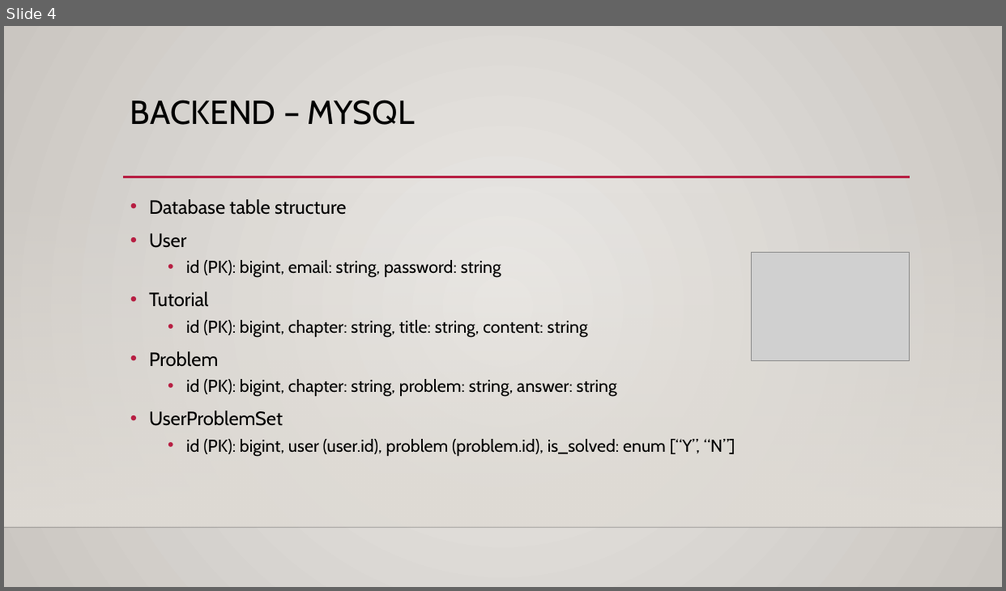
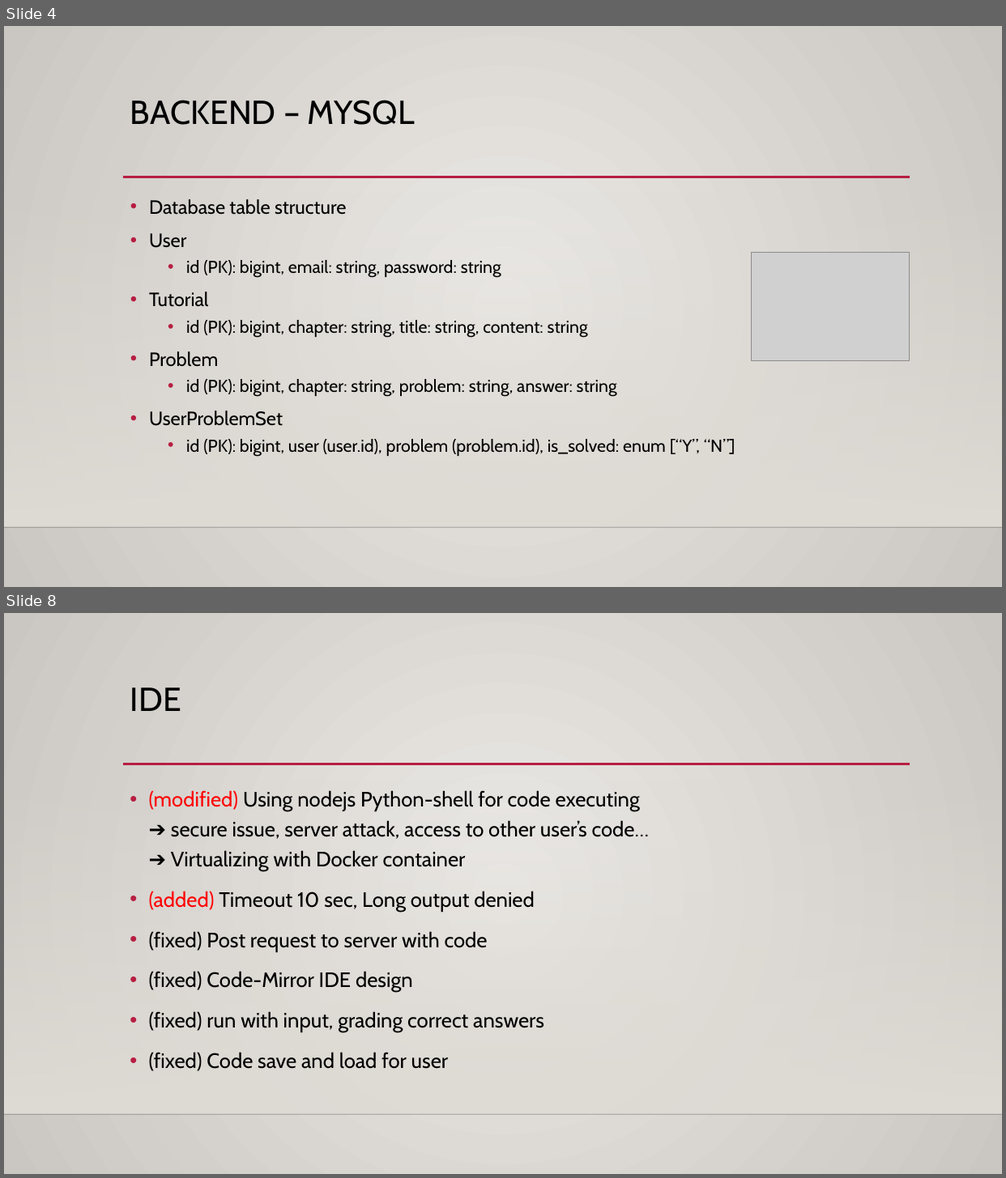
Before and after one commit to skkuse/2022spring_41class_team6, a slide deck: doc/Online Learning System.pptx. Shown one above the other, each under a label of ours: slide 4 before the commit, slides 4 and 8 after it; the slides between them are not shown. The pictures are 1006x591 and 1006x1178 pixels, drawn with LibreOffice and Linux fonts; fonts in the diff are those of the drawing; grey boxes stand for pictures; background and template pictures are left out. Boxes give left, top, right and bottom in pixels: in the first picture for what was removed or moved away, otherwise in the second. Text is boxed around its words. In the diff, an @@ line names an element or a change of style, - is before the commit and + after.

```diff
--- a/doc/Online Learning System.pptx
+++ b/doc/Online Learning System.pptx
@@ slide 8 added at (4, 613, 1002, 1174), background gradient #ECEAE7 to #CAC7C1; not listed: 3 template elements that a slide beside it also shows @@
@@ title added at (130, 688, 181, 711), 32 pt, text #000000 @@
+IDE
@@ text added at (149, 790, 649, 1071), 20 pt, text #000000 @@
+• (modified) Using nodejs Python-shell for code executing
+  ➔ secure issue, server attack, access to other user’s code…
+  ➔ Virtualizing with Docker container
+• (added) Timeout 10 sec, Long output denied
+• (fixed) Post request to server with code
+• (fixed) Code-Mirror IDE design
+• (fixed) run with input, grading correct answers
+• (fixed) Code save and load for user
```
Also in this commit, not shown: 7 slides changed, 1 other slide added.
